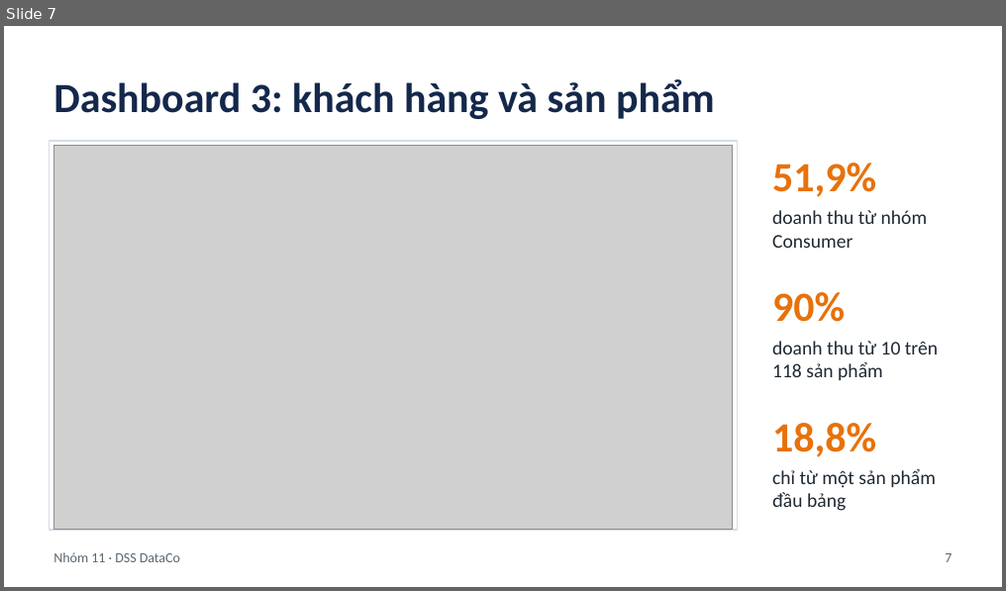
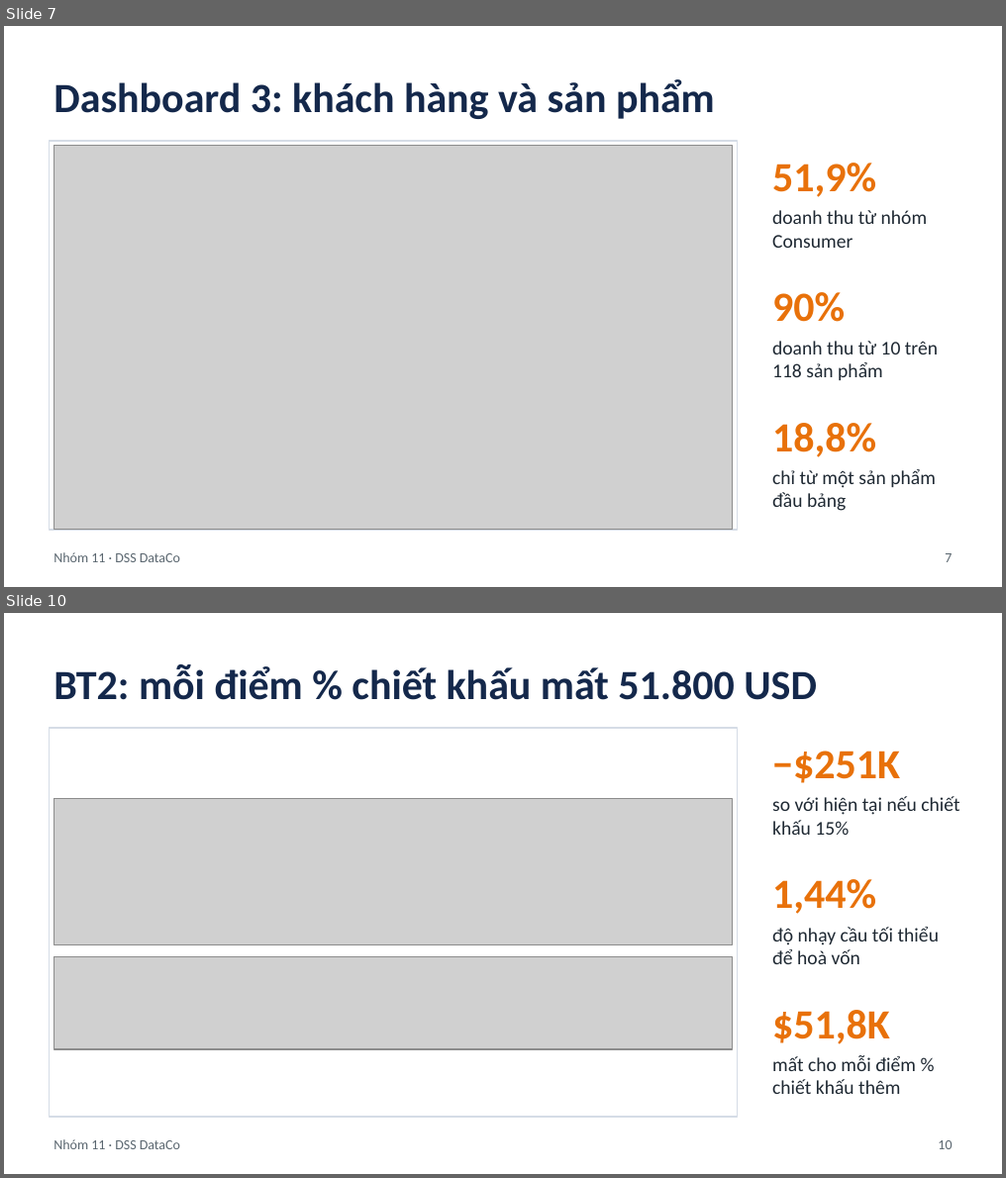
Before and after one commit to ThanhDuonghcmut/DSS, a slide deck: MaNhom_TrinhBay.pptx. Shown one above the other, each under a label of ours: slide 7 before the commit, slides 7 and 10 after it; the slides between them are not shown. The pictures are 1006x591 and 1006x1178 pixels, drawn with LibreOffice and Linux fonts; fonts in the diff are those of the drawing; grey boxes stand for pictures. Boxes give left, top, right and bottom in pixels: in the first picture for what was removed or moved away, otherwise in the second. Text is boxed around its words. In the diff, an @@ line names an element or a change of style, - is before the commit and + after.

Commit message:
docs: thêm 4 slide Phần B vào bài trình bày để trình bày kết quả từng bài toán

```diff
--- a/MaNhom_TrinhBay.pptx
+++ b/MaNhom_TrinhBay.pptx
@@ slide 10 added at (4,613,1002,1174), background #FFFFFF @@
@@ text added at (54,664,817,700), 30 pt, text #14284B, bold @@
+BT2: mỗi điểm % chiết khấu mất 51.800 USD
@@ rectangle added at (49,728,738,1117), fill #FFFFFF, outline #D5DCE6 1 pt @@
@@ text added at (772,751,900,783), 30 pt, text #E8710A, bold @@
+−$251K
@@ picture added at (54,798,733,945) @@
@@ text added at (772,796,959,835), 14 pt, text #1F2933 @@
+so với hiện tại nếu chiết khấu 15%
@@ text added at (772,879,876,914), 30 pt, text #E8710A, bold @@
+1,44%
@@ text added at (772,927,939,964), 14 pt, text #1F2933 @@
+độ nhạy cầu tối thiểu để hoà vốn
@@ picture added at (54,958,733,1051) @@
@@ text added at (772,1010,890,1045), 30 pt, text #E8710A, bold @@
+$51,8K
@@ text added at (772,1056,916,1094), 14 pt, text #1F2933 @@
+mất cho mỗi điểm % chiết khấu thêm
@@ text added at (54,1140,180,1150), 10 pt, text #5B6770 @@
+Nhóm 11 · DSS DataCo
@@ text added at (938,1141,951,1150), 10 pt, text #5B6770 @@
+10
```
Also in this commit, not shown: 2 slides changed, 3 other slides added.
